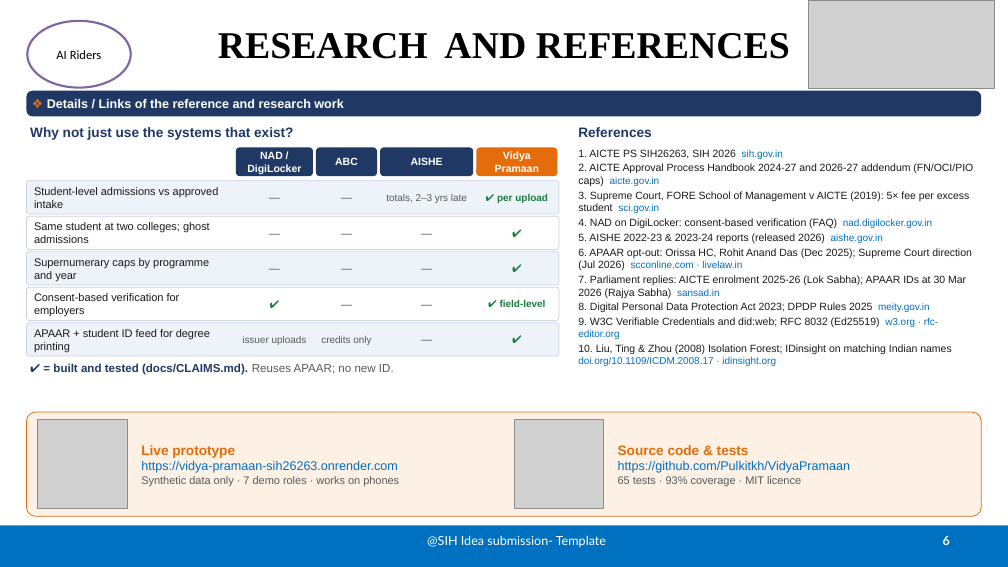
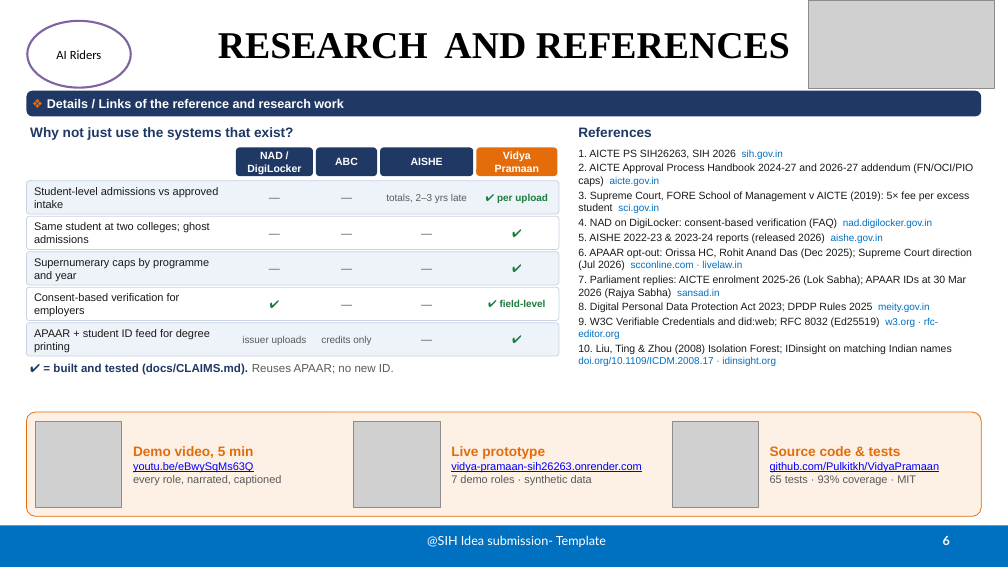
Before and after one commit to Pulkitkh/VidyaPramaan, a slide deck: slide 6 of ppt/SIH26263_AI_Riders_Idea.pptx. Drawn at 1008x567 pixels with LibreOffice and Linux fonts; fonts in the diff are those of the drawing; grey boxes stand for pictures. Boxes give left, top, right and bottom in pixels: in the first picture for what was removed or moved away, otherwise in the second. Text is boxed around its words. In the diff, an @@ line names an element or a change of style, - is before the commit and + after.

Commit message:
Link the demo video from the deck, README and sign-in page
Slide 6 gets a third QR (demo video) beside the prototype and the code;
slides 1 and 3 carry the link; every URL in the deck is clickable.

```diff
--- a/ppt/SIH26263_AI_Riders_Idea.pptx
+++ b/ppt/SIH26263_AI_Riders_Idea.pptx
@@ picture: place and size @@
-picture at [38, 420, 127, 509]
+picture at [36, 421, 122, 507]
@@ text at [133, 446, 281, 485]: text changed; size 12 to 10.5 pt; text colour #0070C0 to #595959 @@
-Live prototype
-https://vidya-pramaan-sih26263.onrender.com
-Synthetic data only · 7 demo roles · works on phones
+Demo video, 5 min
+youtu.be/eBwySqMs63Q
+every role, narrated, captioned
@@ picture added at [354, 421, 440, 507] @@
@@ text added at [451, 446, 641, 485], 10.5 pt, text #0000FF @@
+Live prototype
+vidya-pramaan-sih26263.onrender.com
+7 demo roles · synthetic data
@@ picture: place and size @@
-picture at [514, 420, 603, 509]
+picture at [672, 421, 758, 507]
@@ text "Source code & tests": place and size @@
-text "Source code & tests" at [618, 445, 851, 486]
+text "Source code & tests" at [770, 446, 940, 485]
@@ text at [770, 462, 940, 485]: text changed; size 12 to 10.5 pt; text colour #0070C0 to #0000FF @@
-https://github.com/Pulkitkh/VidyaPramaan
-65 tests · 93% coverage · MIT licence
+github.com/Pulkitkh/VidyaPramaan
+65 tests · 93% coverage · MIT
```
Also in this commit, not shown: 2 other slides changed, 7 other files.
